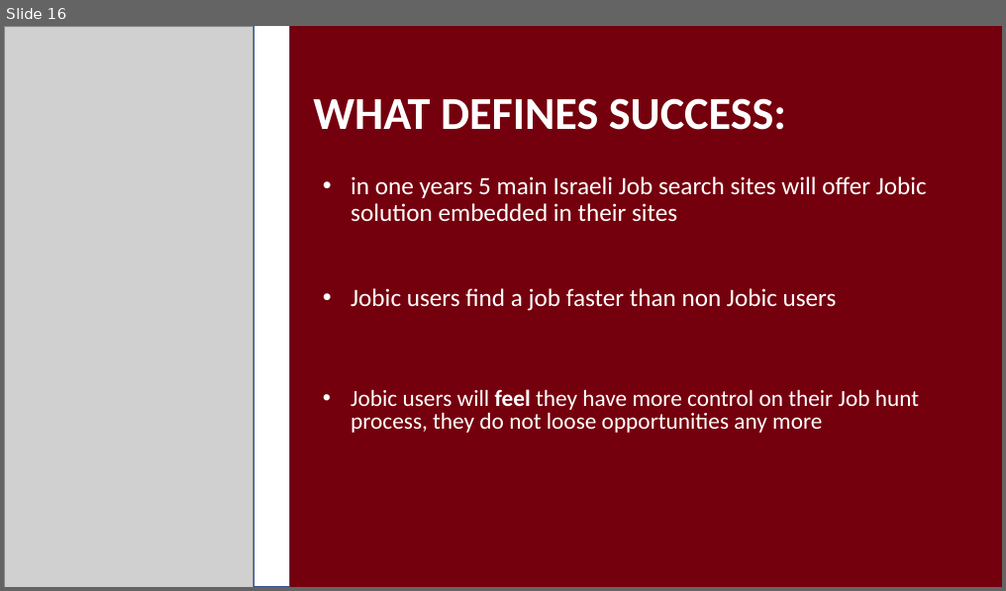
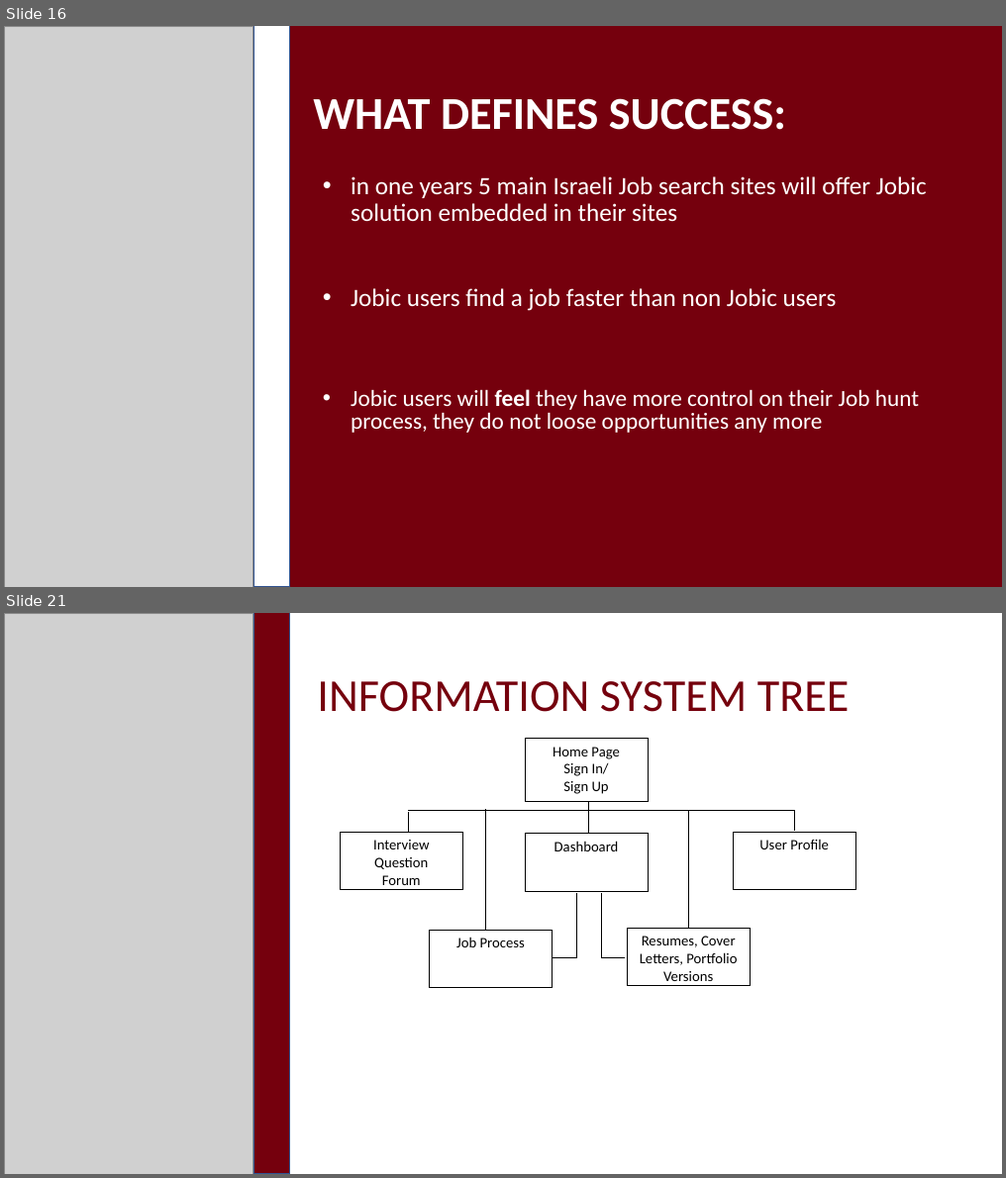
Before and after one commit to arielaleco/Jobic, a slide deck: Documentation/Presentation16.pptx. Shown one above the other, each under a label of ours: slide 16 before the commit, slides 16 and 21 after it; the slides between them are not shown. The pictures are 1006x591 and 1006x1178 pixels, drawn with LibreOffice and Linux fonts; fonts in the diff are those of the drawing; grey boxes stand for pictures. Boxes give left, top, right and bottom in pixels: in the first picture for what was removed or moved away, otherwise in the second. Text is boxed around its words. In the diff, an @@ line names an element or a change of style, - is before the commit and + after.

```diff
--- a/Documentation/Presentation16.pptx
+++ b/Documentation/Presentation16.pptx
@@ slide 21 added at <box>4,613,1002,1174</box>, background #FFFFFF @@
@@ picture added at <box>4,613,253,1174</box> @@
@@ rectangle added at <box>254,613,289,1174</box>, fill #75000D, outline #325491 1 pt @@
@@ title added at <box>317,681,849,712</box>, 44 pt, text #75000D @@
+INFORMATION SYSTEM TREE
@@ rectangle added at <box>525,739,648,802</box>, fill #FFFFFF, outline #000000 0.75 pt, 14 pt, text #000000 @@
+Home Page
+Sign In/
+Sign Up
@@ line added from (408, 810) to (795, 810), #000000 0.75 pt @@
@@ line added from (408, 811) to (408, 833), #000000 0.75 pt @@
@@ line added from (486, 809) to (486, 931), #000000 0.75 pt @@
@@ line added from (589, 802) to (589, 834), #000000 0.75 pt @@
@@ line added from (688, 810) to (688, 928), #000000 0.75 pt @@
@@ line added from (795, 810) to (795, 831), #000000 0.75 pt @@
@@ rectangle added at <box>341,833,463,890</box>, fill #FFFFFF, outline #000000 0.75 pt, 14 pt, text #000000 @@
+Interview Question
+Forum
@@ rectangle added at <box>525,834,648,891</box>, fill #FFFFFF, outline #000000 0.75 pt, 14 pt, text #000000 @@
+Dashboard
@@ rectangle added at <box>734,833,856,890</box>, fill #FFFFFF, outline #000000 0.75 pt, 14 pt, text #000000 @@
+User Profile
@@ line added from (576, 894) to (576, 959), #000000 0.75 pt @@
@@ line added from (601, 894) to (601, 959), #000000 0.75 pt @@
@@ rectangle added at <box>430,931,552,988</box>, fill #FFFFFF, outline #000000 0.75 pt, 14 pt, text #000000 @@
+Job Process
@@ rectangle added at <box>627,928,749,986</box>, fill #FFFFFF, outline #000000 0.75 pt, 14 pt, text #000000 @@
+Resumes, Cover Letters, Portfolio Versions
@@ line added from (552, 959) to (576, 959), #000000 0.75 pt @@
@@ line added from (601, 959) to (626, 959), #000000 0.75 pt @@
```
Also in this commit, not shown: 1 slide changed, 8 other slides added, 3 other files.
